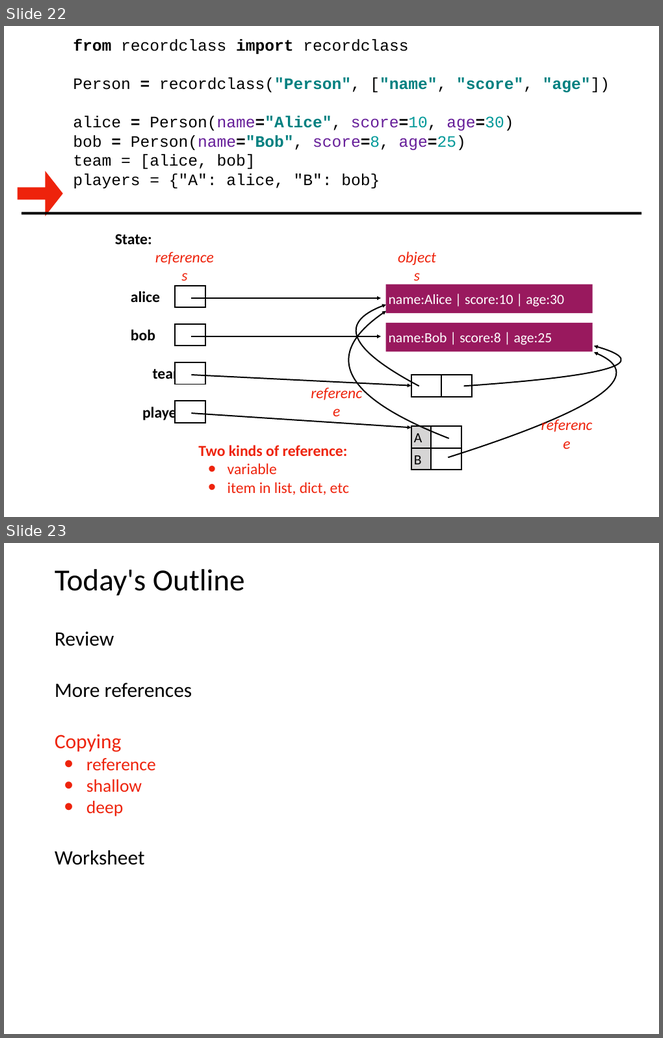
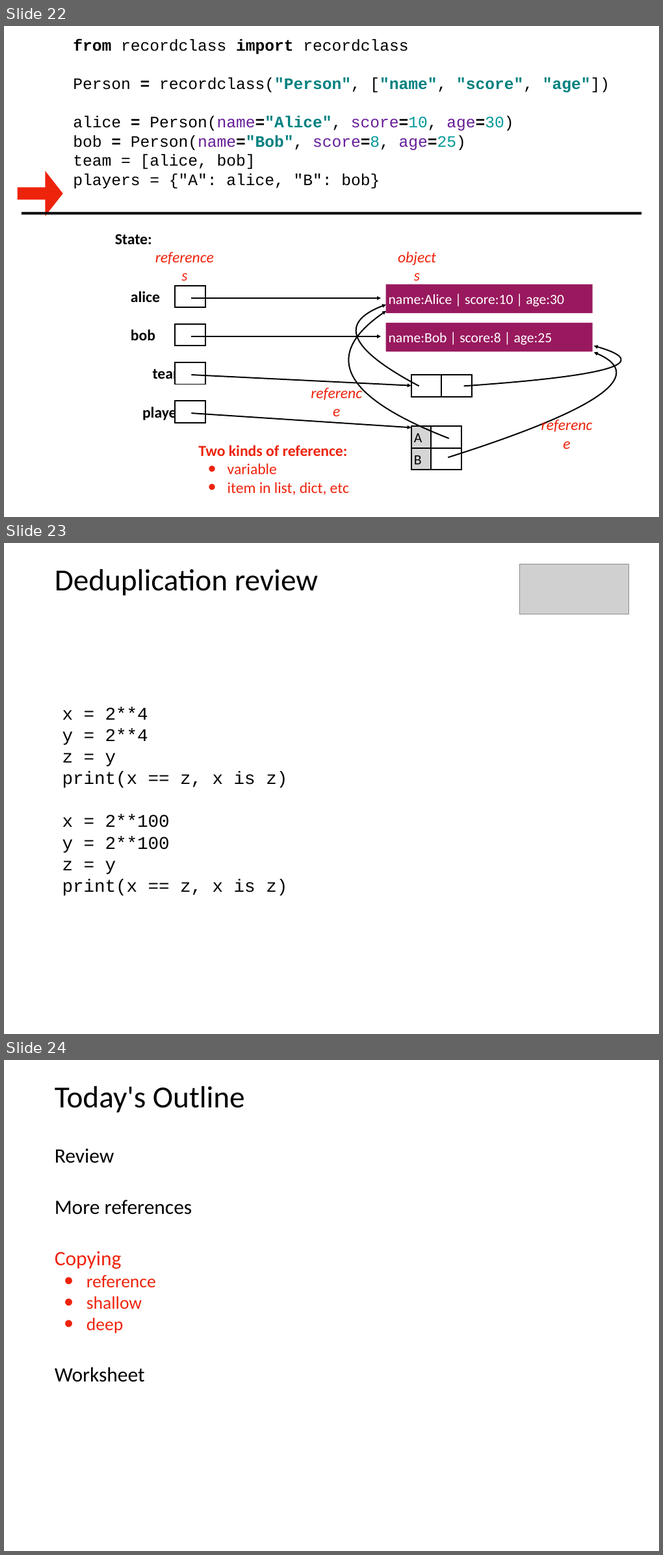
Before and after one commit to tylerharter/caraza-harter-com, a slide deck: tyler/meena/cs220/f20/materials/lec_21_F20.pptx. Shown one above the other, each under a label of ours: slides 22 and 23 before the commit, slides 22, 23 and 24 after it. The pictures are 663x1038 and 663x1555 pixels, drawn with LibreOffice and Linux fonts; fonts in the diff are those of the drawing; grey boxes stand for pictures. Boxes give left, top, right and bottom in pixels: in the first picture for what was removed or moved away, otherwise in the second. Text is boxed around its words. In the diff, an @@ line names an element or a change of style, - is before the commit and + after.

```diff
--- a/tyler/meena/cs220/f20/materials/lec_21_F20.pptx
+++ b/tyler/meena/cs220/f20/materials/lec_21_F20.pptx
@@ slide 23 added at <box>4,543,659,1034</box>, background #FFFFFF @@
@@ title added at <box>55,569,318,596</box>, 48 pt, text #000000 @@
+Deduplication review
@@ picture added at <box>519,564,629,615</box> @@
@@ text added at <box>62,707,287,896</box>, 28 pt, text #000000 @@
+          x = 2**4
+          y = 2**4
+          z = y
+          print(x == z, x is z)
+          x = 2**100
+          y = 2**100
+          z = y
+          print(x == z, x is z)
@@ what was slide 23 is now slide 24 @@
```
Also in this commit, not shown: 2 slides changed, 1 other file.
